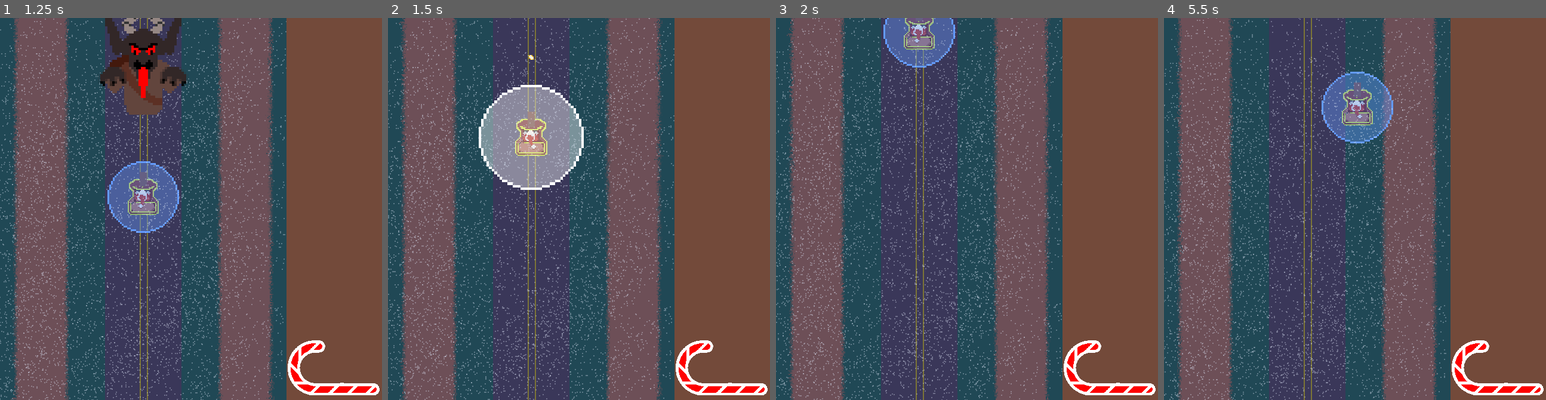
Above: before the commit, frames 1-4 (left to right).
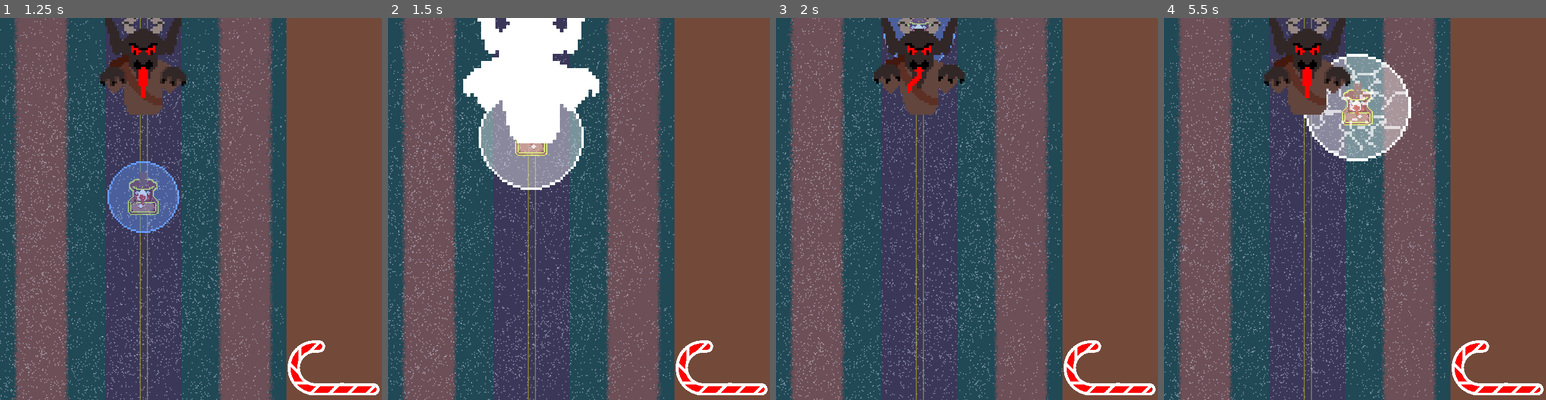
Above: after the commit, the same moments.

Repository: Zoidmania/gdex-2023-winter
Game: Godot game, scene res://stages/stage_antarctica.tscn
The game is run twice, just before and just after one commit, with the same random seed, the same clock (stepped at 60 frames per second) and the same inputs. This scene is started directly instead of the project's main scene. The engine's default icon, where the game draws it, is replaced by a stand-in: a white triangle on a blue panel in a dark square.
Inputs:
- Up to frame 1 (1.25 s): tap Enter at 0.5 s; hold Up (santa_move_up) from 0.53 s (still down); hold Shift (santa_land_or_take_off) from 0.53 s (still down)
- Up to frame 2 (1.5 s): keep holding Up (santa_move_up); release Shift (santa_land_or_take_off) at 1.28 s; tap Space (santa_shoot) at 1.35 s
- Up to frame 3 (2 s): keep holding Up (santa_move_up)
- Up to frame 4 (5.5 s): release Up (santa_move_up) at 2.03 s; hold Shift (santa_land_or_take_off) 2.03-2.78 s; hold Left (santa_move_left) 2.03-3.53 s; tap Space (santa_shoot) at 2.85, 4.35 s; hold Down (santa_move_down) 3.53-4.28 s; hold Shift (santa_land_or_take_off) 3.53-4.28 s; hold Right (santa_move_right) 4.28-5.03 s; hold Up (santa_move_up) from 5.03 s (still down); hold Shift (santa_land_or_take_off) from 5.03 s (still down)

Frame 1 is identical in both runs. In frame 2, 7.2% of the frame differs, in the area x 19-56%, y 0-33%; in frame 3, 3.7%; in frame 4, 8.8%, in the area x 26-99%, y 0-98%.
Error before the commit: Assertion failed: Error: The scene export was never set on this spawner component. (res://components/spawner_component.gd:26)

Commit message:
make boss sorta spawn

Diff:
--- /dev/null
+++ b/src/enemies/krampus.gd
@@ -0,0 +1,16 @@
+extends Enemy
+class_name Krampus
+@onready var mouth_launcher:NaughtAKidLauncher = $MouthLauncher
+@onready var left_hand_launcher = $LeftHandLauncher
+@onready var right_hand_launcher = $RightHandLauncher
+@export var target: Node2D
+# Called when the node enters the scene tree for the first time.
+func _ready():
+    mouth_launcher.target = target # Replace with function body.
+    right_hand_launcher.target = target # Replace with function body.
+    left_hand_launcher.target = target # Replace with function body.
+
+
+# Called every frame. 'delta' is the elapsed time since the previous frame.
+func _process(delta):
+    pass
--- a/src/enemies/krampus.tscn
+++ b/src/enemies/krampus.tscn
@@ -1,10 +1,11 @@
-[gd_scene load_steps=7 format=3 uid="uid://b8yr060te5x73"]
+[gd_scene load_steps=8 format=3 uid="uid://b8yr060te5x73"]
 
 [ext_resource type="PackedScene" uid="uid://b5j0erwnwdkwd" path="res://enemies/enemy.tscn" id="1_uiddd"]
+[ext_resource type="Script" path="res://enemies/krampus.gd" id="2_a4kgy"]
 [ext_resource type="Texture2D" uid="uid://c8v142xgqvdrp" path="res://assets/enemies/krampus/Krampus 2.png" id="2_kg57a"]
 [ext_resource type="Texture2D" uid="uid://cosgyhcuhqj1h" path="res://assets/enemies/krampus/Krampus 3.png" id="3_kxryr"]
 [ext_resource type="Texture2D" uid="uid://d0j2ere72xqse" path="res://assets/enemies/krampus/Krampus.png" id="4_028ho"]
-[ext_resource type="PackedScene" uid="uid://ckh3rdrsh87s7" path="res://weapons/weapon.tscn" id="5_7is1w"]
+[ext_resource type="PackedScene" uid="uid://dgpgjipwbutng" path="res://weapons/NaughtAKidLauncher.tscn" id="5_mu1mg"]
 
 [sub_resource type="SpriteFrames" id="SpriteFrames_0j8ms"]
 animations = [{
@@ -25,6 +26,7 @@
 
 [node name="Krampus" instance=ExtResource("1_uiddd")]
 scale = Vector2(2, 2)
+script = ExtResource("2_a4kgy")
 
 [node name="AnimatedSprite2D" parent="." index="0"]
 sprite_frames = SubResource("SpriteFrames_0j8ms")
@@ -53,5 +55,14 @@
 [node name="HealthComponent" parent="." index="10"]
 health = 100
 
-[node name="Weapon" parent="." index="11" instance=ExtResource("5_7is1w")]
+[node name="MouthLauncher" parent="." index="11" instance=ExtResource("5_mu1mg")]
 position = Vector2(0, 6)
+fire_rate = 1.0
+
+[node name="LeftHandLauncher" parent="." index="12" instance=ExtResource("5_mu1mg")]
+position = Vector2(-13, 9.5)
+fire_rate = 1.0
+
+[node name="RightHandLauncher" parent="." index="13" instance=ExtResource("5_mu1mg")]
+position = Vector2(13.5, 9.5)
+fire_rate = 1.0
--- a/src/hud-ui/hud.gd
+++ b/src/hud-ui/hud.gd
@@ -40,5 +40,5 @@
 
     game_stats.score += 1
     done_deliveries.text = str(game_stats.score)
-    if game_stats.score == 10:
+    if game_stats.score == 1:
         done_all_deliveries.emit()
--- a/src/stages/stage_north_america.gd
+++ b/src/stages/stage_north_america.gd
@@ -1,10 +1,14 @@
 extends Node
 @onready var stage_north_america = $"."
 @onready var hud: game_hud = $HUD
-
+const KRAMPUS = preload("res://enemies/krampus.tscn")
 
 func _on_hud_done_all_deliveries():
     print('boss spawn') # Replace with function body.
+    var boss:Krampus = KRAMPUS.instantiate()
+    boss.position = Vector2(0, 50)
+    boss.target = $Sleigh
+    get_tree().current_scene.call_deferred("add_child", boss)
 
 
 func _on_house_generator_delivery_completed():
--- a/src/weapons/NaughtAKidLauncher.gd
+++ b/src/weapons/NaughtAKidLauncher.gd
@@ -18,8 +18,8 @@
 func _on_cooldown_timer_timeout():
 
     if target != null:
-        var projectile: Projectile = projectile_spawner.spawn(muzzle.position)
-        var shootVector: Vector2 = target.position - muzzle.position
+        var projectile: Projectile = projectile_spawner.spawn(muzzle.global_position)
+        var shootVector: Vector2 = target.global_position - muzzle.global_position
         #this essentially makes a vector that points in teh correct direction with a "speed" of 250
         shootVector = shootVector.normalized() * 250
         projectile.set_velocity(shootVector)
--- a/src/weapons/NaughtAKidLauncher.tscn
+++ b/src/weapons/NaughtAKidLauncher.tscn
@@ -4,10 +4,8 @@
 [ext_resource type="Script" path="res://weapons/NaughtAKidLauncher.gd" id="2_lfp5p"]
 [ext_resource type="PackedScene" uid="uid://bx67kbnwss28j" path="res://projectiles/naught_a_kid.tscn" id="3_mwijt"]
 
-[node name="NaughtAKidLauncher" node_paths=PackedStringArray("target") instance=ExtResource("1_mmgq2")]
-position = Vector2(147, 39)
+[node name="NaughtAKidLauncher" instance=ExtResource("1_mmgq2")]
 script = ExtResource("2_lfp5p")
-target = NodePath("")
 
 [node name="ProjectileSpawner" parent="." index="2"]
 scene = ExtResource("3_mwijt")
